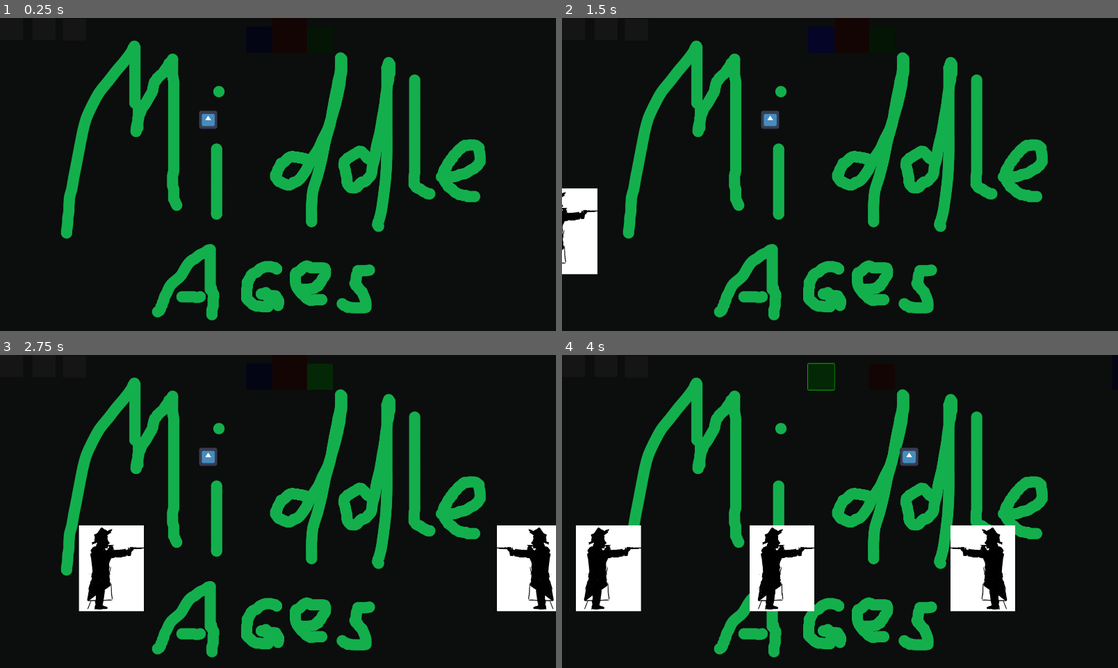
Above: before the commit, frames 1-4 (two rows, left to right).
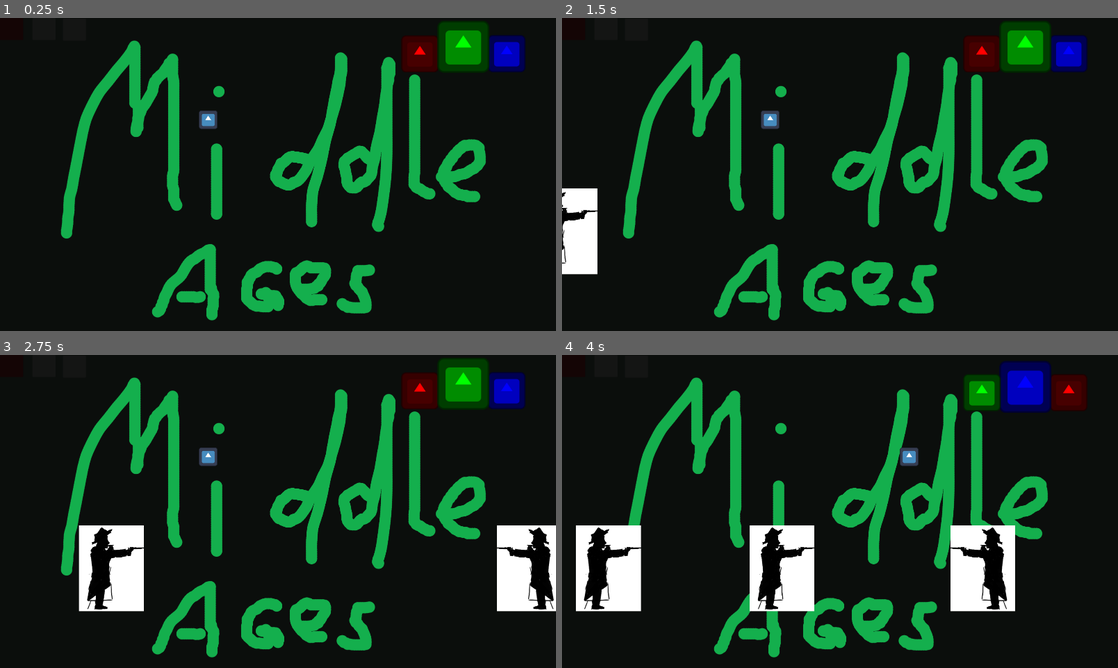
Above: after the commit, the same moments.

Repository: godzilla5hrimp/TheaterJumpShootMan
Game: Godot game, scene res://scenes/main.tscn
Two runs of this game, one before a commit and one after it. Both use one fixed random seed, a clock stepped at 60 frames per second and the inputs below. The engine's default icon, where the game draws it, is replaced by a stand-in: a white triangle on a blue panel in a dark square.
Inputs (mouse positions are in pixels of both pictures, inside the frame that each line leads up to):
- Up to frame 1 (0.25 s): no input
- Up to frame 2 (1.5 s): click (851, 36) at 0.52 s; click (823, 39) at 1.27 s
- Up to frame 3 (2.75 s): click (322, 376) at 2.02 s
- Up to frame 4 (4 s): hold Right (moveRight) from 2.78 s (still down); tap X (SwapMaskForward) at 2.85, 3.02, 3.32, 3.77, 3.8 s; tap P (ReduceUIHearts) at 3.6 s

The runs differ from the first frame. In frame 1, 2.8% of the frame differs, in the area x 72-95%, y 1-18%; in frame 2, 3.2%; in frame 3, 3.2%; in frame 4, 3.3%, in the area x 44-95%, y 2-19%.

Commit message:
Mask UI visibility changes
and buttons to sprites

Diff:
--- a/mask-game-jam-game/UI.tscn
+++ b/mask-game-jam-game/UI.tscn
@@ -2,6 +2,7 @@
 
 [ext_resource type="Script" uid="uid://bira16qi4x7o0" path="res://ui.gd" id="1_3b2b5"]
 [ext_resource type="Script" uid="uid://vlimylivekbq" path="res://mask_swap_ui.gd" id="2_3b2b5"]
+[ext_resource type="Texture2D" uid="uid://c5luofnynhjcw" path="res://icon.svg" id="3_g6l6n"]
 
 [node name="Control" type="Control" unique_id=192384161]
 layout_mode = 3
@@ -18,6 +19,7 @@
 offset_bottom = 40.0
 
 [node name="Hp1" type="Button" parent="HeartsUI" unique_id=1905423534]
+modulate = Color(1, 0, 0, 1)
 layout_mode = 0
 offset_right = 80.0
 offset_bottom = 76.0
@@ -41,25 +43,18 @@
 offset_bottom = 40.0
 script = ExtResource("2_3b2b5")
 
-[node name="MaskSwapRedmask" type="Button" parent="Mask Swap UI" unique_id=1050426640]
+[node name="MaskSwapRedmask" type="Sprite2D" parent="Mask Swap UI" unique_id=85383572]
 modulate = Color(1, 0, 0, 1)
-layout_mode = 0
-offset_left = 940.0
-offset_right = 1060.0
-offset_bottom = 120.0
+position = Vector2(1450, 124)
+texture = ExtResource("3_g6l6n")
 
-[node name="MaskSwapBluemask" type="Button" parent="Mask Swap UI" unique_id=97503093]
+[node name="MaskSwapBluemask" type="Sprite2D" parent="Mask Swap UI" unique_id=783907070]
 modulate = Color(0, 0, 1, 1)
-layout_mode = 0
-offset_left = 850.0
-offset_top = 30.0
-offset_right = 940.0
-offset_bottom = 120.0
+position = Vector2(1750, 123)
+texture = ExtResource("3_g6l6n")
 
-[node name="MaskSwapGreenmask" type="Button" parent="Mask Swap UI" unique_id=986822504]
+[node name="MaskSwapGreenmask" type="Sprite2D" parent="Mask Swap UI" unique_id=2031927806]
 modulate = Color(0, 1, 0, 1)
-layout_mode = 0
-offset_left = 1060.0
-offset_top = 30.0
-offset_right = 1150.0
-offset_bottom = 120.0
+position = Vector2(1600, 99)
+scale = Vector2(1.4, 1.4)
+texture = ExtResource("3_g6l6n")
--- a/mask-game-jam-game/mask_swap_ui.gd
+++ b/mask-game-jam-game/mask_swap_ui.gd
@@ -1,11 +1,11 @@
 extends Control
 var MaskState := 1
-var PosCurrentMask = Vector2(1900,0)
-var SizeCurrentMask = Vector2(120,120)
-var PosPreviousMask = Vector2(850,30)
-var SizePreviousMask = Vector2(90,90)
-var PosNextMask = Vector2(1060,30)
-var SizeNextMask = Vector2(90,90)
+var PosCurrentMask = Vector2(1600,110)
+var SizeCurrentMask = Vector2(1.4,1.4)
+var PosPreviousMask = Vector2(1450,130)
+var SizePreviousMask = Vector2(1,1)
+var PosNextMask = Vector2(1750,130)
+var SizeNextMask = Vector2(1,1)
 
 # Called when the node enters the scene tree for the first time.
 func _ready() -> void:
@@ -21,22 +21,22 @@
 			print(MaskState)
 			if MaskState == 0:
 				$MaskSwapRedmask.position = PosCurrentMask
-				$MaskSwapRedmask.size = SizeCurrentMask
+				$MaskSwapRedmask.scale = SizeCurrentMask
 				$MaskSwapBluemask.position = PosPreviousMask
-				$MaskSwapBluemask.size = SizePreviousMask
+				$MaskSwapBluemask.scale = SizePreviousMask
 				$MaskSwapGreenmask.position = PosNextMask
-				$MaskSwapGreenmask.size = SizeNextMask
+				$MaskSwapGreenmask.scale = SizeNextMask
 			if MaskState == 1:
 				$MaskSwapGreenmask.position = PosCurrentMask
-				$MaskSwapGreenmask.size = SizeCurrentMask
+				$MaskSwapGreenmask.scale = SizeCurrentMask
 				$MaskSwapRedmask.position = PosPreviousMask
-				$MaskSwapRedmask.size = SizePreviousMask
+				$MaskSwapRedmask.scale = SizePreviousMask
 				$MaskSwapBluemask.position = PosNextMask
-				$MaskSwapBluemask.size = SizeNextMask
+				$MaskSwapBluemask.scale = SizeNextMask
 			if MaskState == 2:
 				$MaskSwapBluemask.position = PosCurrentMask
-				$MaskSwapBluemask.size = SizeCurrentMask
+				$MaskSwapBluemask.scale = SizeCurrentMask
 				$MaskSwapGreenmask.position = PosPreviousMask
-				$MaskSwapGreenmask.size = SizePreviousMask
+				$MaskSwapGreenmask.scale = SizePreviousMask
 				$MaskSwapRedmask.position = PosNextMask
-				$MaskSwapRedmask.size = SizeNextMask
+				$MaskSwapRedmask.scale = SizeNextMask
--- a/mask-game-jam-game/scenes/actor.gd
+++ b/mask-game-jam-game/scenes/actor.gd
@@ -72,9 +72,9 @@
 
 func _on_hitbox_area_entered(area: Area2D) -> void:
 	#print("hit")
-	print(area.get_parent().name)
+	#print(area.get_parent().name)
 	if area.get_parent().name == "MeleeAttack" or area.get_parent().name == "EnemyBullet":
-		healthbar = healthbar-25
+		healthbar = healthbar-2
 		print(0)
 		if (healthbar <= 0):
 			lives = lives-1
--- a/mask-game-jam-game/scenes/actor.tscn
+++ b/mask-game-jam-game/scenes/actor.tscn
@@ -7,14 +7,13 @@
 size = Vector2(30, 30)
 
 [sub_resource type="RectangleShape2D" id="RectangleShape2D_ti3oo"]
-size = Vector2(28, 26)
+size = Vector2(74, 68)
 
 [node name="Actor" type="CharacterBody2D" unique_id=542046403]
 z_index = 100
 script = ExtResource("1_x4c43")
 
 [node name="MiddleAgesMask" type="Sprite2D" parent="." unique_id=1453285138]
-visible = false
 scale = Vector2(0.5, 0.5)
 texture = ExtResource("2_0qi0m")
 
@@ -32,12 +31,14 @@
 
 [node name="CollisionMovementShape" type="CollisionShape2D" parent="." unique_id=542715325]
 unique_name_in_owner = true
+visible = false
 shape = SubResource("RectangleShape2D_x4c43")
 
 [node name="Hitbox" type="Area2D" parent="." unique_id=1677481573]
 collision_mask = 5
 
 [node name="HitboxShape" type="CollisionShape2D" parent="Hitbox" unique_id=1429431975]
+position = Vector2(-1, 0)
 shape = SubResource("RectangleShape2D_ti3oo")
 
 [node name="Timer" type="Timer" parent="." unique_id=1389631050]
--- a/mask-game-jam-game/scenes/main.tscn
+++ b/mask-game-jam-game/scenes/main.tscn
@@ -32,3 +32,4 @@
 [connection signal="noire" from="LevelManager" to="." method="_on_level_manager_noire"]
 [connection signal="puppets" from="LevelManager" to="." method="_on_level_manager_puppets"]
 [connection signal="hit" from="Actor" to="." method="_on_actor_hit"]
+[connection signal="hit" from="Actor" to="Control" method="_on_actor_hit"]
--- a/mask-game-jam-game/ui.gd
+++ b/mask-game-jam-game/ui.gd
@@ -11,7 +11,7 @@
 	pass
 
 
-func playertestheartloss() -> void:
+func _on_actor_hit(lives: Variant, healthbar: Variant) -> void:
 	HeartAmount -=1
 	print (HeartAmount)
 	if HeartAmount == 2:
